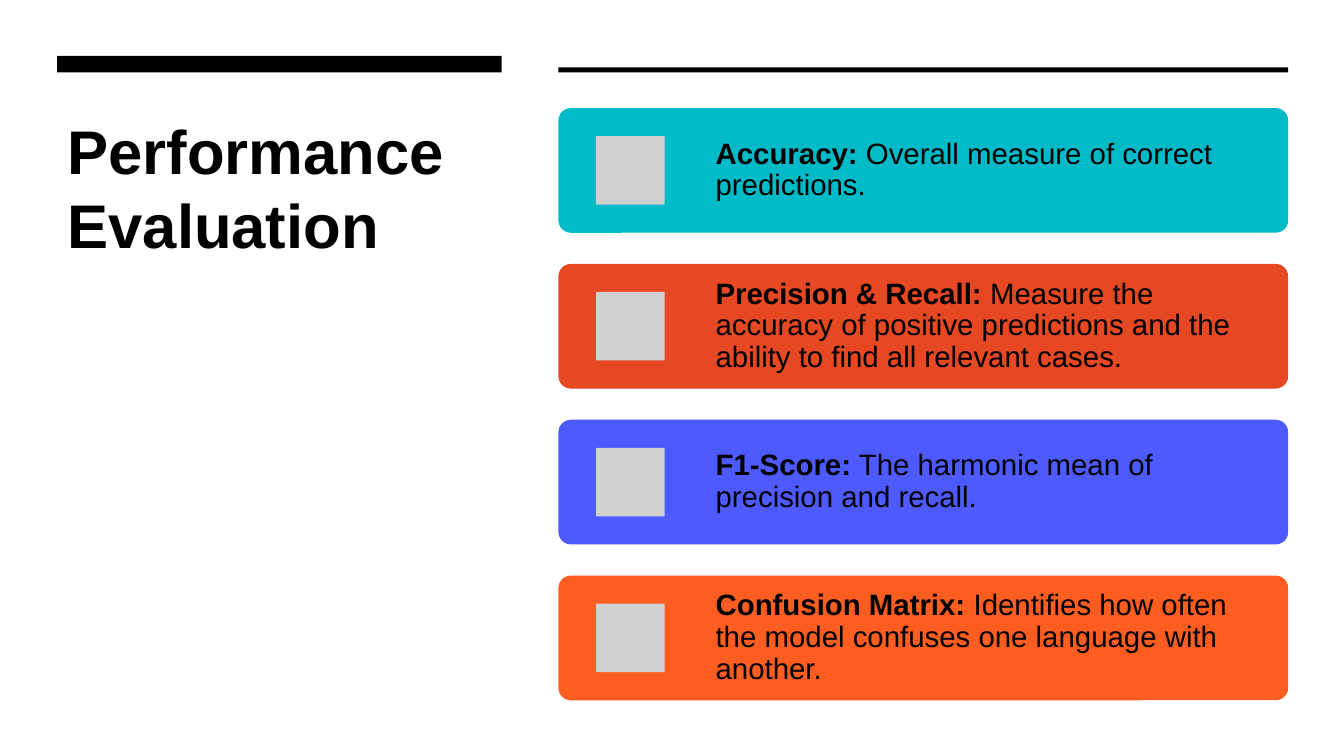
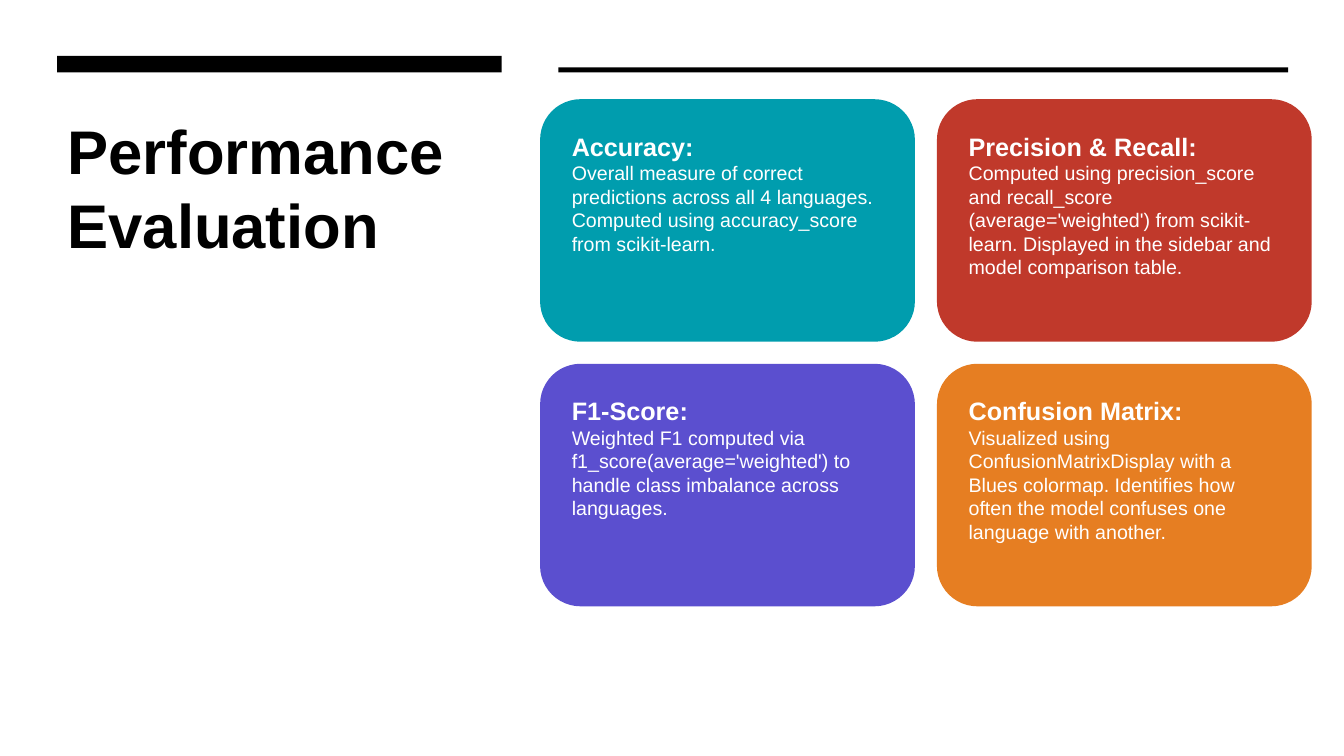
Before and after one commit to bnasimiyuK/Language-Processing, a slide deck: slide 7 of Language Identification System for Short Text.pptx. Drawn at 1344x756 pixels with LibreOffice and Linux fonts; fonts in the diff are those of the drawing; grey boxes stand for pictures. Boxes give left, top, right and bottom in pixels: in the first picture for what was removed or moved away, otherwise in the second. Text is boxed around its words. In the diff, an @@ line names an element or a change of style, - is before the commit and + after.

```diff
--- a/Language Identification System for Short Text.pptx
+++ b/Language Identification System for Short Text.pptx
@@ rounded rectangle added at [540, 99, 915, 342], fill #009DAE, 14 pt, text #FFFFFF @@
+Accuracy:
+Overall measure of correct predictions across all 4 languages. Computed using accuracy_score from scikit-learn.
@@ rounded rectangle added at [938, 99, 1313, 342], fill #C0392B, 14 pt, text #FFFFFF @@
+Precision & Recall:
+Computed using precision_score and recall_score (average='weighted') from scikit-learn. Displayed in the sidebar and model comparison table.
@@ rounded rectangle added at [540, 364, 915, 607], fill #5B4FCF, 14 pt, text #FFFFFF @@
+F1-Score:
+Weighted F1 computed via f1_score(average='weighted') to handle class imbalance across languages.
@@ rounded rectangle added at [938, 364, 1313, 607], fill #E67E22, 14 pt, text #FFFFFF @@
+Confusion Matrix:
+Visualized using ConfusionMatrixDisplay with a Blues colormap. Identifies how often the model confuses one language with another.
@@ group removed at [559, 108, 1289, 701]: 4 rounded rectangles, 4 pictures, 4 texts @@
-Accuracy: Overall measure of correct predictions.
-Precision & Recall: Measure the accuracy of positive predictions and the ability to find all relevant cases.
-F1-Score: The harmonic mean of precision and recall.
-Confusion Matrix: Identifies how often the model confuses one language with another.
```
Also in this commit, not shown: 5 other slides changed.
